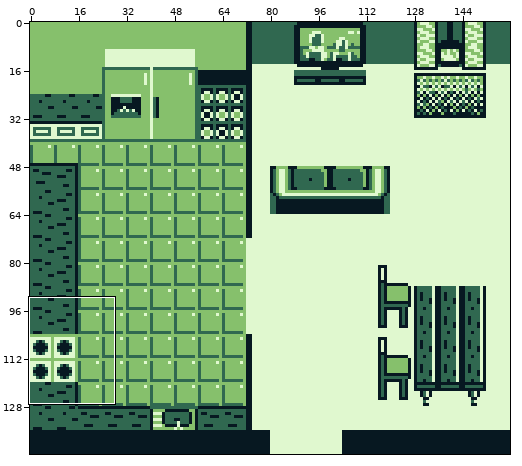
Sprite sheet, stored at assets/backgrounds/home.png. Above: a wide view before the commit, with the close-up outlined.
Close-up. The starting point:
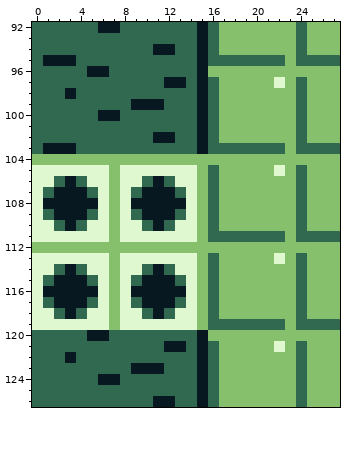
The file is 160x144 pixels. Shown: x 0..27, y 92..126.
After the commit:
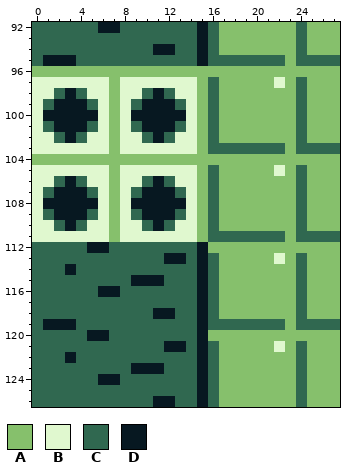
Palette (. is transparent): A #86c06c  B #e0f8cf  C #306850  D #071821
Difference:
Changed rows in their new state; - is an unchanged pixel.
first column x 0:
 96 AAAAAAAAAAAAAAAA
 97 BBBBBBBABBBBBBBA
 98 BB---BBABB-D-BBA
 99 B-DDD-BABC--D-BA
100 BDDDDDBABDDDDDBA
101 B-DDD-BAB-DDD-BA
102 BB-D-BBABB--CBBA
103 BBBBBBBABBBBBBBA
first column x 0:
112 CCCCCDDCCCCCCCCD
113 CCCCCCCCCCCCDDCD
114 CC---CCCCC-C-CCD
115 C-CCC-CCCD--C-CD
116 CCCCCCDDCCCCCCCD
117 C-CCC-CCC-CCC-CD
118 CC-C-CCCCC--DCCD
119 CDDDCCCCCCCCCCCD
